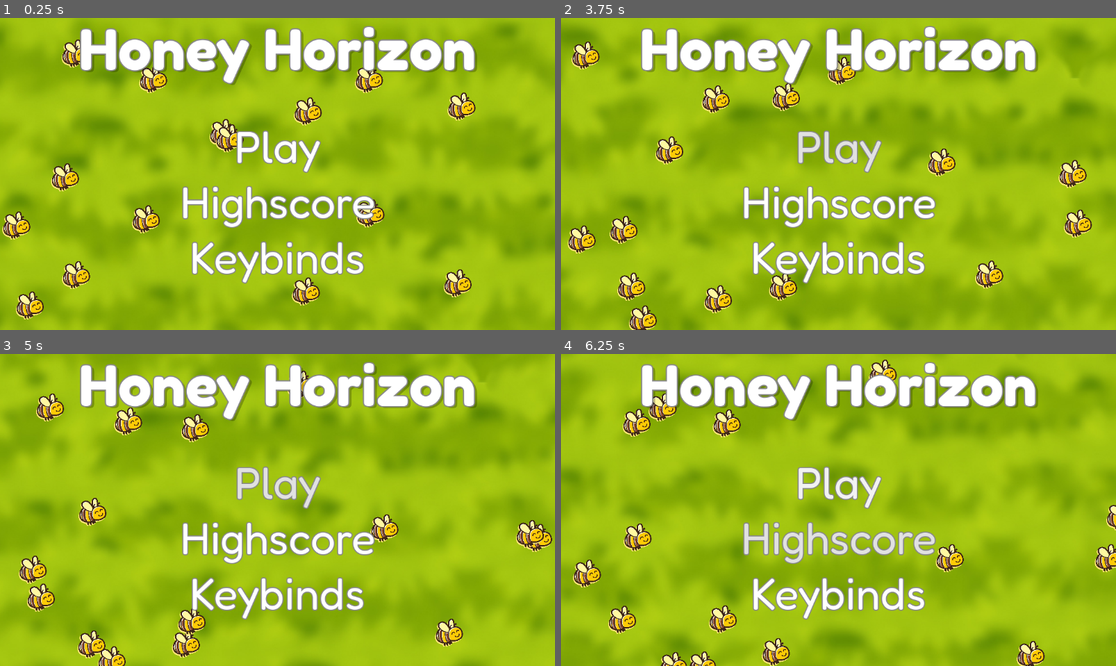
Above: before the commit, frames 1-4 (two rows, left to right).
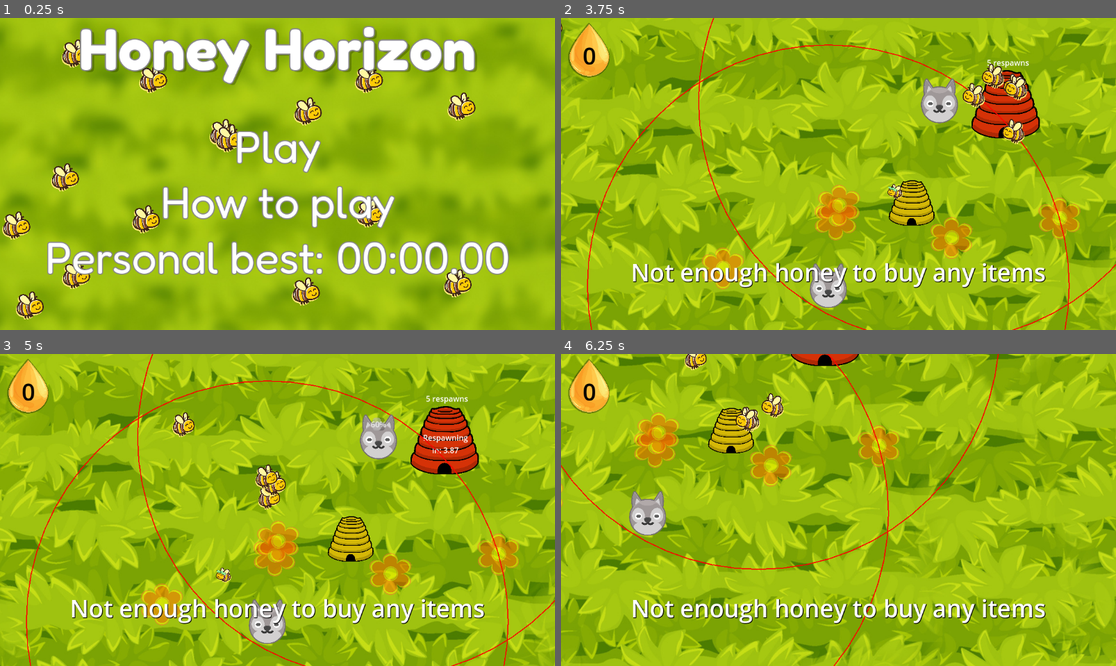
Above: after the commit, the same moments.

Repository: jam53/GMTK-Gamejam-2024
Game: Godot game, scene res://scenes/main_menu.tscn
Same seed, same stepped clock (60 frames per second), same inputs: the game is played once before the commit and once after it.
Inputs (mouse positions are in pixels of both pictures, inside the frame that each line leads up to):
- Up to frame 1 (0.25 s): no input
- Up to frame 2 (3.75 s): click (838, 202) at 0.5 s, where only the run before the commit has a clickable "Highscore"; click (838, 202) at 1.25 s, where only the run after the commit has a clickable "How to play"; click (838, 258) at 2 s, where only the run before the commit has a clickable "Keybinds"; click (838, 258) at 2.75 s, where only the run after the commit has a clickable "Personal best: 00:00.00"; click "Play" at 3.5 s
- Up to frame 3 (5 s): click (277, 481) at 4.25 s, where only the run before the commit has a clickable "Play"
- Up to frame 4 (6.25 s): move the mouse to (960, 494) at 5.02 s; press the mouse at (960, 494) at 5.03 s; hold D (right) 5.03-5.78 s; move the mouse to (727, 525) at 5.77 s; release the mouse at (727, 525) at 5.78 s; hold S (down) from 5.78 s (still down); tap Z (disable_follow) at 5.85 s

The runs differ from the first frame. In frame 1, 7.0% of the frame differs, in the area x 8-92%, y 53-86%; in frame 2, 53%; in frame 3, 68%, in the area x 0-100%, y 0-100%; in frame 4, 63%.

Commit message:
Add functionality to the play button on the main menu

Diff:
--- a/scenes/main_menu.tscn
+++ b/scenes/main_menu.tscn
@@ -1,12 +1,13 @@
-[gd_scene load_steps=13 format=3 uid="uid://56m3atearqot"]
+[gd_scene load_steps=14 format=3 uid="uid://b3kuv7uk6nm7m"]
 
 [ext_resource type="Script" path="res://scripts/background.gd" id="1_j7str"]
-[ext_resource type="Texture2D" uid="uid://cereni0kmng6f" path="res://assets/sprites/GrassBlurred.jpg" id="2_1ias7"]
+[ext_resource type="Script" path="res://scripts/main_menu.gd" id="1_ufsb4"]
+[ext_resource type="Texture2D" path="res://assets/sprites/GrassBlurred.jpg" id="2_1ias7"]
 [ext_resource type="Script" path="res://scripts/camera_main_menu.gd" id="3_xyf10"]
 [ext_resource type="FontFile" uid="uid://cmo4arn350ar4" path="res://assets/fonts/FredokaOne-Regular.ttf" id="4_cewai"]
 [ext_resource type="FontFile" uid="uid://bh6jf7bkg5idf" path="res://assets/fonts/Fredoka-Regular.ttf" id="5_pib4d"]
 [ext_resource type="Script" path="res://scripts/background_bees.gd" id="6_64rpm"]
-[ext_resource type="PackedScene" uid="uid://doy30tslrqjgp" path="res://scenes/ui/main_menu_bee.tscn" id="7_kf7sv"]
+[ext_resource type="PackedScene" path="res://scenes/ui/main_menu_bee.tscn" id="7_kf7sv"]
 
 [sub_resource type="StyleBoxEmpty" id="StyleBoxEmpty_170og"]
 
@@ -19,6 +20,7 @@
 [sub_resource type="StyleBoxEmpty" id="StyleBoxEmpty_nuqh4"]
 
 [node name="MainMenu" type="Node2D"]
+script = ExtResource("1_ufsb4")
 
 [node name="BackgroundMainMenu" type="Node2D" parent="." node_paths=PackedStringArray("player")]
 script = ExtResource("1_j7str")
@@ -88,7 +90,7 @@
 theme_override_styles/focus = SubResource("StyleBoxEmpty_nuqh4")
 text = "Play"
 
-[node name="Highscore" type="Button" parent="CanvasLayer/VBoxContainer/ButtonsHolder"]
+[node name="HowToPlay" type="Button" parent="CanvasLayer/VBoxContainer/ButtonsHolder"]
 layout_mode = 2
 theme_override_colors/font_color = Color(1, 1, 1, 1)
 theme_override_colors/font_hover_color = Color(0.881989, 0.881989, 0.881989, 1)
@@ -102,9 +104,9 @@
 theme_override_styles/pressed = SubResource("StyleBoxEmpty_sh4t4")
 theme_override_styles/disabled = SubResource("StyleBoxEmpty_4gijn")
 theme_override_styles/focus = SubResource("StyleBoxEmpty_nuqh4")
-text = "Highscore"
+text = "How to play"
 
-[node name="Keybinds" type="Button" parent="CanvasLayer/VBoxContainer/ButtonsHolder"]
+[node name="PersonalBest" type="Button" parent="CanvasLayer/VBoxContainer/ButtonsHolder"]
 layout_mode = 2
 theme_override_colors/font_color = Color(1, 1, 1, 1)
 theme_override_colors/font_hover_color = Color(0.881989, 0.881989, 0.881989, 1)
@@ -118,4 +120,6 @@
 theme_override_styles/pressed = SubResource("StyleBoxEmpty_sh4t4")
 theme_override_styles/disabled = SubResource("StyleBoxEmpty_4gijn")
 theme_override_styles/focus = SubResource("StyleBoxEmpty_nuqh4")
-text = "Keybinds"
+text = "Personal best: 00:00.00"
+
+[connection signal="button_down" from="CanvasLayer/VBoxContainer/ButtonsHolder/Play" to="." method="_on_play_button_down"]
--- /dev/null
+++ b/scripts/main_menu.gd
@@ -0,0 +1,4 @@
+extends Node2D
+
+func _on_play_button_down():
+	get_tree().change_scene_to_file("res://scenes/lawn.tscn")
